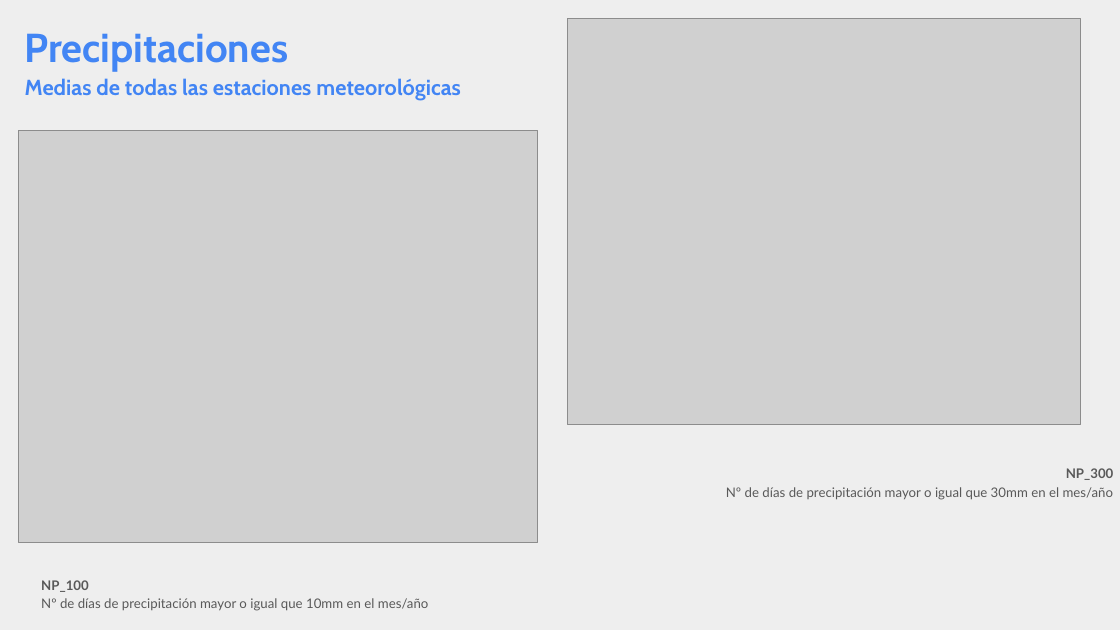
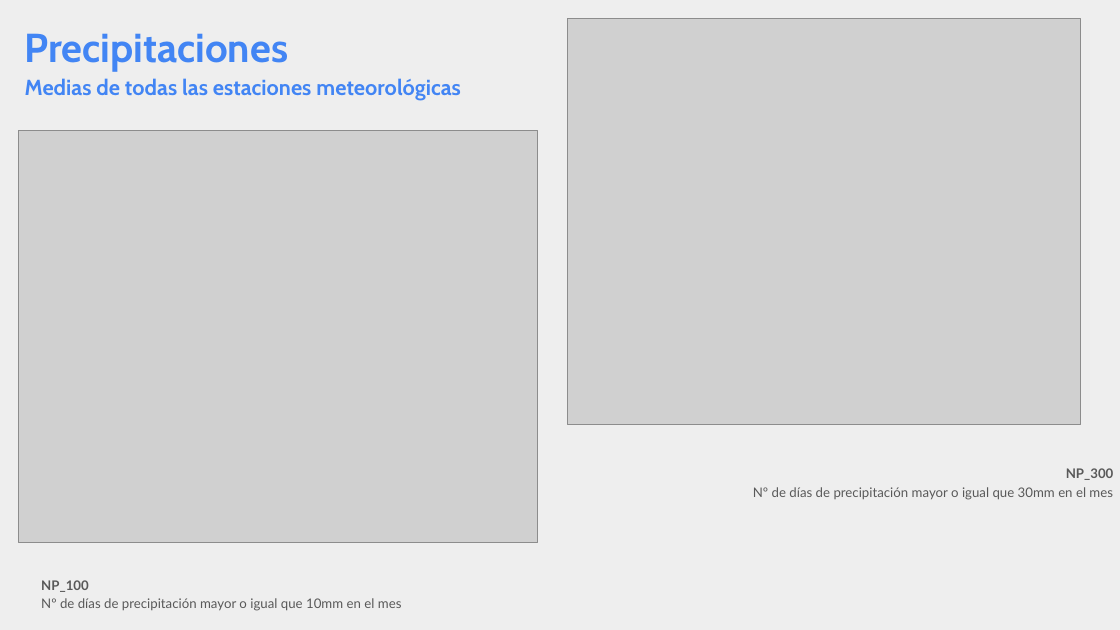
Before and after one commit to pasinatosilvia/Mi_primer_EDA, a slide deck: slide 9 of EDA_presentacion.pptx. Drawn at 1120x630 pixels with LibreOffice and Linux fonts; fonts in the diff are those of the drawing; grey boxes stand for pictures. Boxes give left, top, right and bottom in pixels: in the first picture for what was removed or moved away, otherwise in the second. Text is boxed around its words. In the diff, an @@ line names an element or a change of style, - is before the commit and + after.

```diff
--- a/EDA_presentacion.pptx
+++ b/EDA_presentacion.pptx
@@ title at (753,487,1113,500): text changed @@
-Nº de días de precipitación mayor o igual que 30mm en el mes/año
+Nº de días de precipitación mayor o igual que 30mm en el mes
@@ title at (41,598,402,611): text changed @@
-Nº de días de precipitación mayor o igual que 10mm en el mes/año
+Nº de días de precipitación mayor o igual que 10mm en el mes
```
Also in this commit, not shown: 12 other slides changed, 2 other files.
